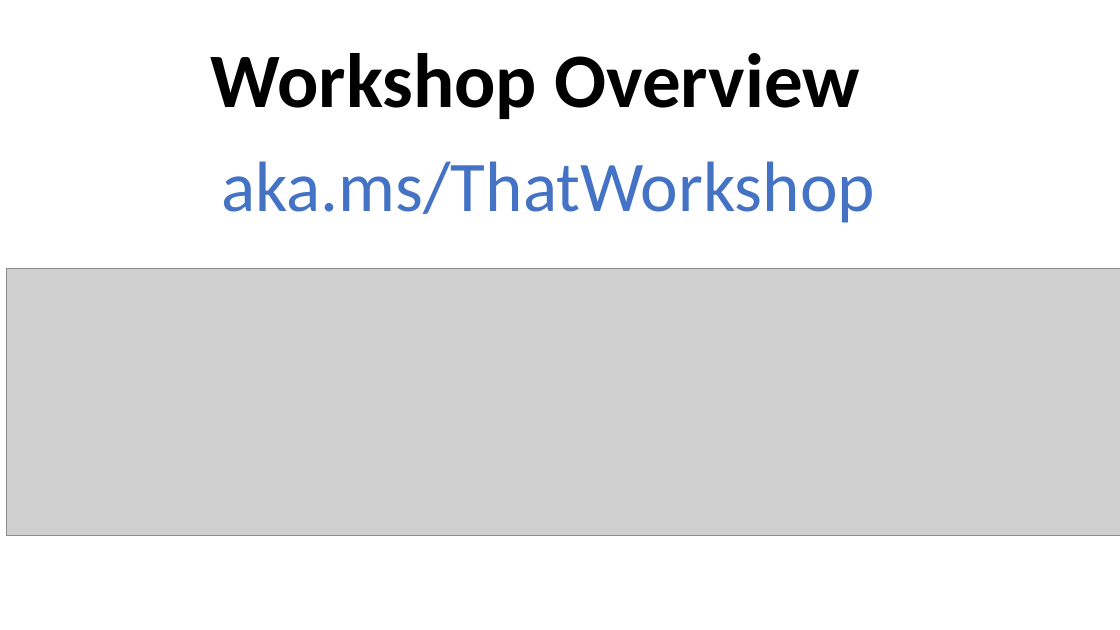
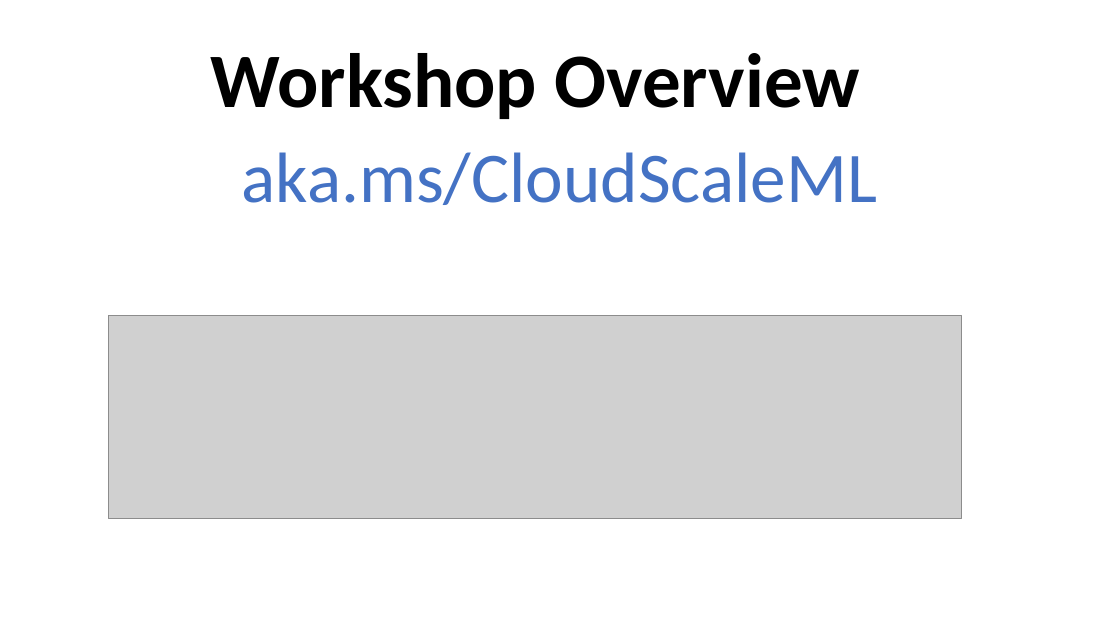
Before and after one commit to cloudscaleml/workshop, a slide deck: slide 55 of powerpoint/Overview.pptx. Drawn at 1120x630 pixels with LibreOffice and Linux fonts; fonts in the diff are those of the drawing; grey boxes stand for pictures. Boxes give left, top, right and bottom in pixels: in the first picture for what was removed or moved away, otherwise in the second. Text is boxed around its words. In the diff, an @@ line names an element or a change of style, - is before the commit and + after.

```diff
--- a/powerpoint/Overview.pptx
+++ b/powerpoint/Overview.pptx
@@ text at box(242, 152, 877, 205): text changed @@
-aka.ms/ThatWorkshop
+aka.ms/CloudScaleML
@@ picture: place and size @@
-picture at box(6, 269, 1120, 536)
+picture at box(108, 315, 962, 518)
```
Also in this commit, not shown: 2 other slides changed, 1 other file.
